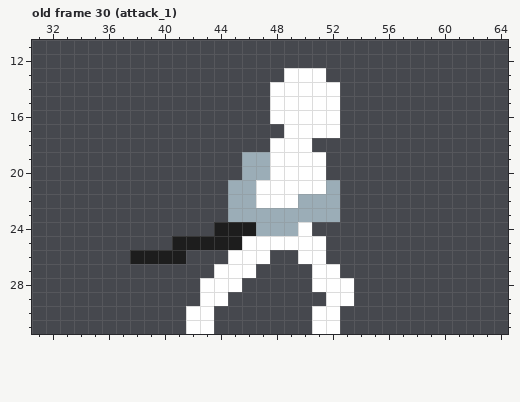
Pixel-art file -- Assets/Resources/Sprites/player.aseprite. This is how it looked before the edit.
96x32 pixels, 48 frames. Colours within 5 levels of each other are drawn and written as one. Shown: old frame 30 (attack_1): x 31..64, y 11..31. The commit also changed other frames, which this record leaves out.
And afterwards:
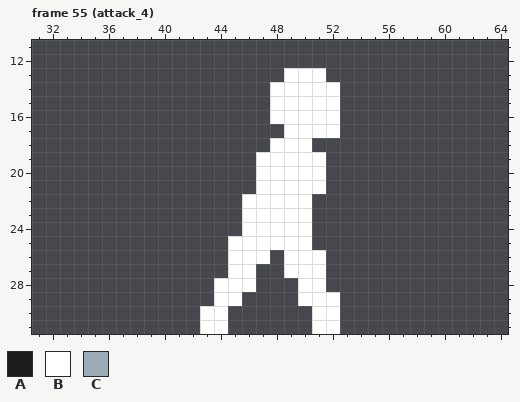
Palette (. is transparent): A #1d1d1d  B #ffffff  C #9badb7
A new or re-ordered frame is compared with the old frame closest to it.
The edit:
frames 48 -> 56
--- frame 55 (attack_4) is new; against old frame 30 (attack_1), layers "motion", "arms", "base"
@@ x 36..55 @@
 18 ............BBB.....
-19 ..........CCBBBB....
-20 ..........CCBBBB....
-21 .........CCBBBBBC...
-22 .........CCBBBCCC...
-23 .........CCCCCCCC...
-24 ........AAACCCB.....
-25 .....AAAAABBBBBB....
-26 ..AAAA...BBB..BB....
-27 ........BBB....BB...
-28 .......BBB.....BBB..
-29 .......BB.......BB..
-30 ......BB.......BB...
-31 ......BB.......BB...
+19 ...........BBBBB....
+20 ...........BBBBB....
+21 ...........BBBBB....
+22 ..........BBBBB.....
+23 ..........BBBBB.....
+24 ..........BBBBB.....
+25 .........BBBBBB.....
+26 .........BBB.BBB....
+27 .........BB..BBB....
+28 ........BBB...BB....
+29 ........BB....BBB...
+30 .......BB......BB...
+31 .......BB......BB...
